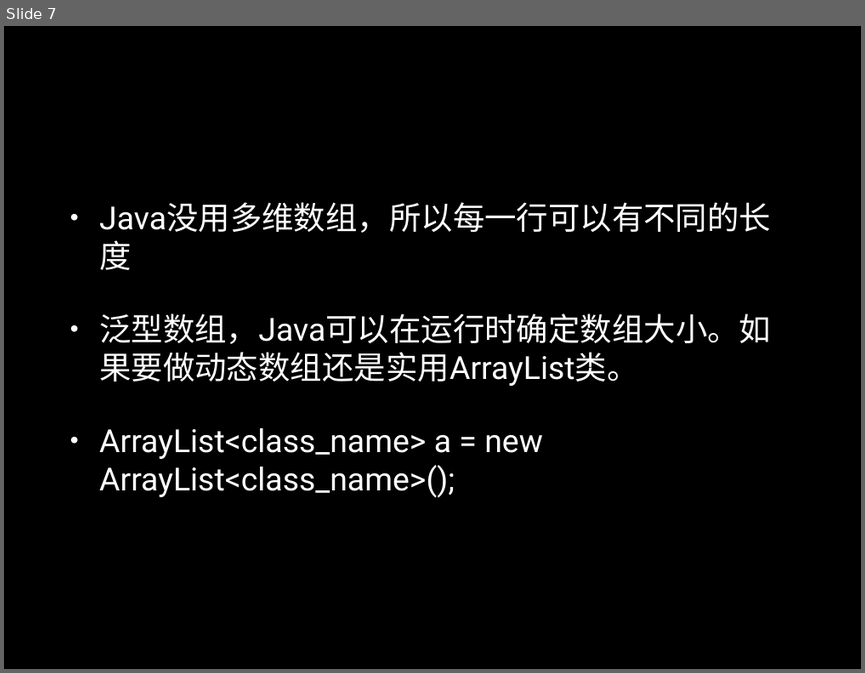
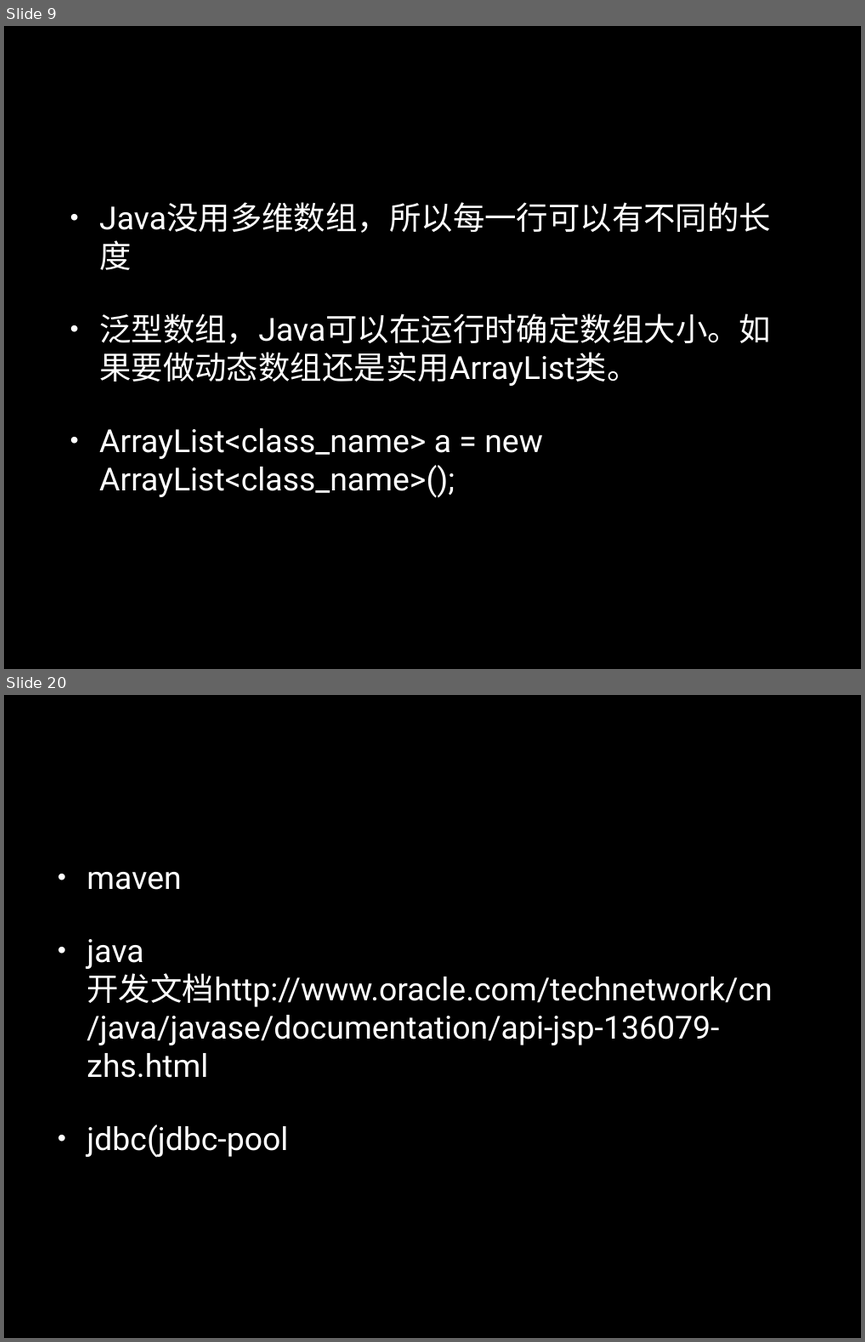
Before and after one commit to luxxxxxx/SummerCamp2016, a slide deck: src/Java/java1.pptx. Shown one above the other, each under a label of ours: slide 7 before the commit, slides 9 and 20 after it; the slides between them are not shown. The pictures are 865x673 and 865x1342 pixels, drawn with LibreOffice and Linux fonts; fonts in the diff are those of the drawing. Boxes give left, top, right and bottom in pixels: in the first picture for what was removed or moved away, otherwise in the second. Text is boxed around its words. In the diff, an @@ line names an element or a change of style, - is before the commit and + after.

Commit message:
java

```diff
--- a/src/Java/java1.pptx
+++ b/src/Java/java1.pptx
@@ slide 20 added at bbox=[4, 695, 861, 1338], background #000000 @@
@@ text added at bbox=[86, 872, 772, 1157], 38 pt, text #FFFFFF @@
+• maven
+• java 开发文档http://www.oracle.com/technetwork/cn/java/javase/documentation/api-jsp-136079-zhs.html
+• jdbc(jdbc-pool
@@ what was slide 7 is now slide 9 @@
```
Also in this commit, not shown: 6 slides changed, 9 other slides added, 1 other file.
